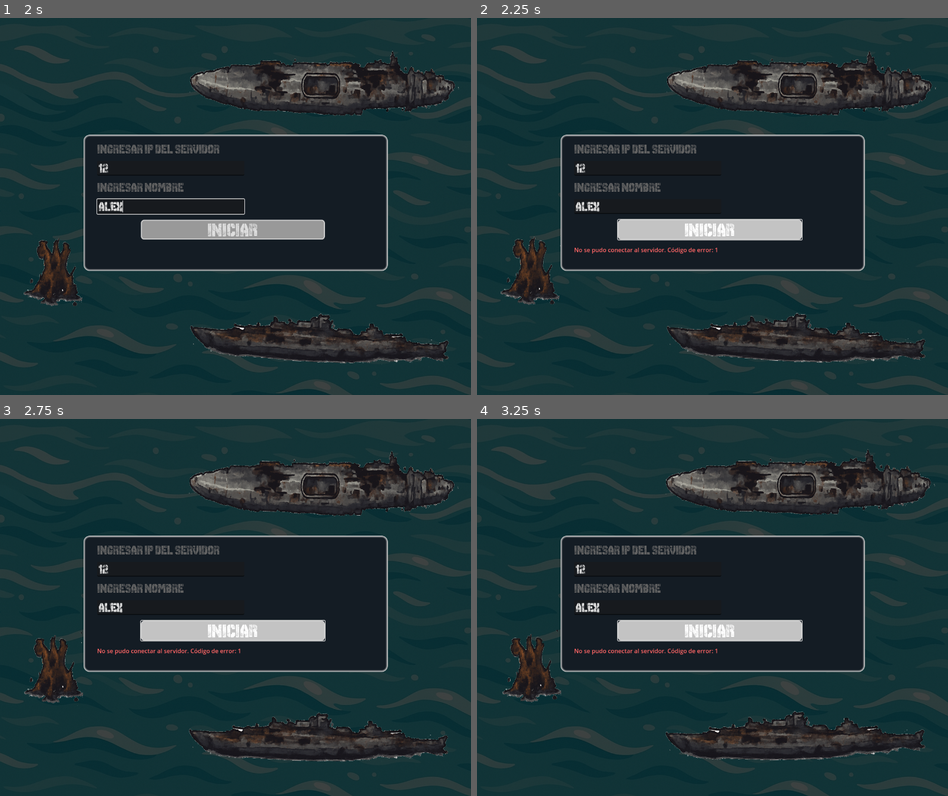
Above: before the commit, frames 1-4 (two rows, left to right).
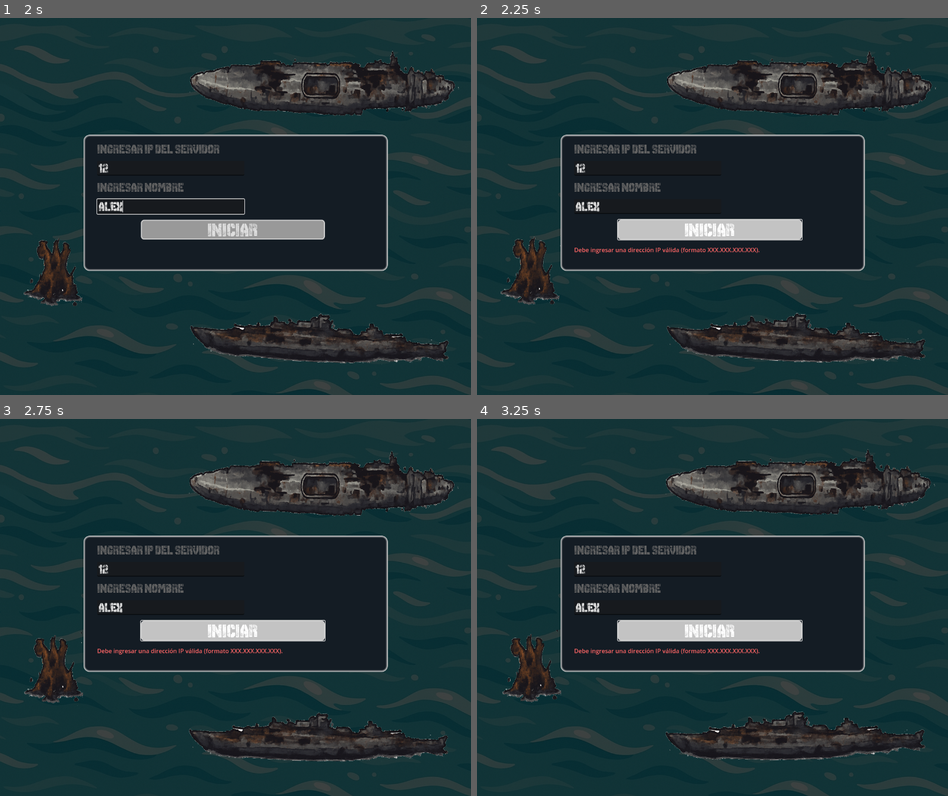
Above: after the commit, the same moments.

Repository: UNLAM-PROG-C/2025-PROGC-Q2-M2
Game: Godot game, scene res://login.tscn
Two runs of this game, one before a commit and one after it. Both use one fixed random seed, a clock stepped at 60 frames per second and the inputs below.
Inputs (mouse positions are in pixels of both pictures, inside the frame that each line leads up to):
- Up to frame 1 (2 s): click "Jugar" at 0.5 s; click (169, 168) at 1.27 s; type "12" at 1.35 s; click (169, 206) at 1.5 s; type "Alex" at 1.58 s
- Up to frame 2 (2.25 s): click "INICIAR" at 2 s
- Up to frame 3 (2.75 s): no input
- Up to frame 4 (3.25 s): click "INICIAR" at 2.75 s

Frame 1 is identical in both runs. In frame 2, 0.3% of the frame differs, in the area x 20-60%, y 60-63%; in frame 3, 0.3%; in frame 4, 0.3%.

Commit message:
Ajustes de jugabilidad

Diff:
--- a/TP-Integrador/scripts/selection.gd
+++ b/TP-Integrador/scripts/selection.gd
@@ -14,14 +14,13 @@
 	error_label.visible = false
 	error_label.text = ""
 	start_button.pressed.connect(_on_start_button_pressed)
-
-	# Limitar caracteres de la IP: solo dígitos y punto
+	# Limitar caracteres de la IP: solo dígitos, punto y dos puntos (para puerto opcional)
 	ip_input.text_changed.connect(_on_ip_text_changed)
 
 
 func _on_start_button_pressed():
 	start_button.disabled = true
-	# limpiamos el label
+	# Limpiamos el label
 	error_label.visible = false
 	error_label.text = ""
 
@@ -37,68 +36,71 @@
 	# Validación de nombre
 	if player_name == "":
 		print("Please enter a name")
-		start_button.disabled = false
-		return
-	if player_name.length() > MAX_NAME_LENGTH:
-		errores += ("Debe ingresar un nombre.\n")
+		errores += "Debe ingresar un nombre.\n"
 	elif player_name.length() > MAX_NAME_LENGTH:
 		player_name = player_name.substr(0, MAX_NAME_LENGTH)
 		name_input.text = player_name
 
-
-	# Validación de IP vacía
+	# Validación de IP + puerto opcional
 	if ip_address == "":
 		print("Please enter a valid ip address")
-		errores += ("Debe ingresar una dirección IP.\n")
+		errores += "Debe ingresar una dirección IP.\n"
+	else:
+		# Separamos IP y puerto (si existe)
+		var ip_part := ip_address
+		var port_part := ""
+		var colon_index := ip_address.find(":")
 
-	# Si ya faltan nombre y/o IP, mostramos todo junto y salimos.
+		if colon_index != -1:
+			ip_part = ip_address.substr(0, colon_index)
+			port_part = ip_address.substr(colon_index + 1)
+
+		# Validar IP en formato XXX.XXX.XXX.XXX
+		if not _is_valid_ipv4(ip_part):
+			print("Please enter a valid ip address")
+			errores += "Debe ingresar una dirección IP válida (formato XXX.XXX.XXX.XXX).\n"
+
+		# Validar puerto si fue ingresado
+		if port_part != "":
+			if not port_part.is_valid_int():
+				print("Please enter a valid port")
+				errores += "Debe ingresar un puerto válido.\n"
+			else:
+				var port_temp := int(port_part)
+				if port_temp <= 0 or port_temp > 65535:
+					print("Please enter a valid port")
+					errores += "El puerto debe estar entre 1 y 65535.\n"
+
+	# Si hubo errores, los mostramos y salimos
 	if errores != "":
 		_show_error(errores.strip_edges())
 		start_button.disabled = false
 		return
 
-	# A partir de acá ya sabemos que hay algo escrito en IP y en nombre.
 	# ---------------------------------------
-	# 2) VALIDACIONES DE IP / PUERTO (como antes, pero con label)
+	# 2) CONSTRUIR IP Y PUERTO FINALES
 	# ---------------------------------------
-	var parts := ip_address.split(":", false, 1)
 	var ip: String
 	var port: int = DEFAULT_PORT
 
-	if parts.size() == 0 or parts[0] == "":
-		print("Please enter a valid ip address")
-		_show_error("Debe ingresar una dirección IP válida.")
-		start_button.disabled = false
-		return
-
-	ip = parts[0]
-
-	if parts.size() > 1:
-		if parts[1] == "":
-			print("Please enter a valid port")
-			_show_error("Debe ingresar un puerto válido.")
-			start_button.disabled = false
-			return
-		port = int(parts[1])
-		if port <= 0 or port > 65535:
-			print("Please enter a valid port")
-			_show_error("El puerto debe estar entre 1 y 65535.")
-			start_button.disabled = false
-			return
-
+	var colon_idx := ip_address.find(":")
+	if colon_idx != -1:
+		ip = ip_address.substr(0, colon_idx)
+		var port_str := ip_address.substr(colon_idx + 1)
+		if port_str != "":
+			port = int(port_str)
+	else:
+		# Sin puerto → usamos el DEFAULT_PORT
+		ip = ip_address
 
 	# ---------------------------------------
 	# 3) MENSAJE DE CONEXIÓN Y LÓGICA ORIGINAL
 	# ---------------------------------------
-
-	# Mostrar mensaje antes de iniciar la espera
 	_show_error("Conectando con el servidor...")
 
-	# IMPORTANTE: este await es el mismo que ya tenías
 	var err = await connect_to_host_and_check_success(ip, port, player_name)
 
 	if err == OK:
-		# si conecta, ya no nos importa el label, cambiamos de escena
 		get_tree().change_scene_to_file("res://scenes/game/board.tscn")
 	else:
 		ConnectionState.status = ConnectionState.ConnectionStatus.FAILED
@@ -138,16 +140,33 @@
 
 
 func _show_error(message: String) -> void:
+	error_label.visible = true
 	if message.begins_with("Conectando"):
 		error_label.add_theme_color_override("font_color", Color(0.4, 1.0, 0.4))
 	else:
 		error_label.add_theme_color_override("font_color", Color(1.0, 0.4, 0.4))
-
 	error_label.text = message
-	error_label.visible = true
 
 
-# Filtra la IP para que solo acepte dígitos y punto
+# Valida formato IPv4 XXX.XXX.XXX.XXX
+func _is_valid_ipv4(ip: String) -> bool:
+	var parts := ip.split(".", false)
+	if parts.size() != 4:
+		return false
+
+	for part in parts:
+		if part == "":
+			return false
+		if not part.is_valid_int():
+			return false
+		var n := int(part)
+		if n < 0 or n > 255:
+			return false
+
+	return true
+
+
+# Filtra la IP para que solo acepte dígitos, punto y dos puntos
 func _on_ip_text_changed(new_text: String) -> void:
 	var allowed := "0123456789.:"
 	var filtered := ""
@@ -158,3 +177,10 @@
 	if filtered != new_text:
 		ip_input.text = filtered
 		ip_input.caret_column = filtered.length()
+
+func _input(event: InputEvent) -> void:
+	if event is InputEventKey and event.pressed and not event.echo:
+		if event.keycode == KEY_ENTER or event.keycode == KEY_KP_ENTER:
+			# Solo actuamos si el botón no está deshabilitado
+			if not start_button.disabled:
+				_on_start_button_pressed()
Not shown, changed: TP-Integrador/server/server.log
